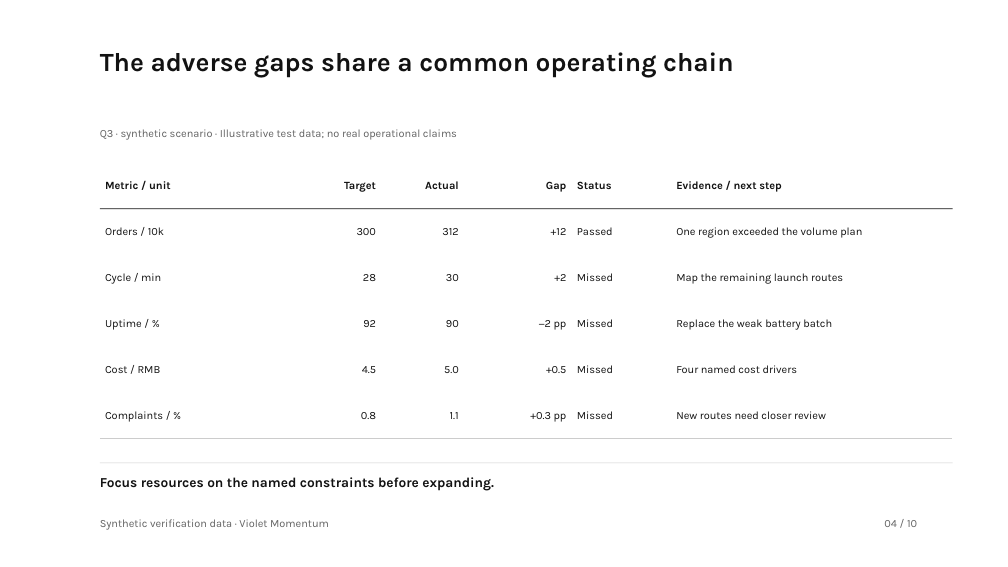
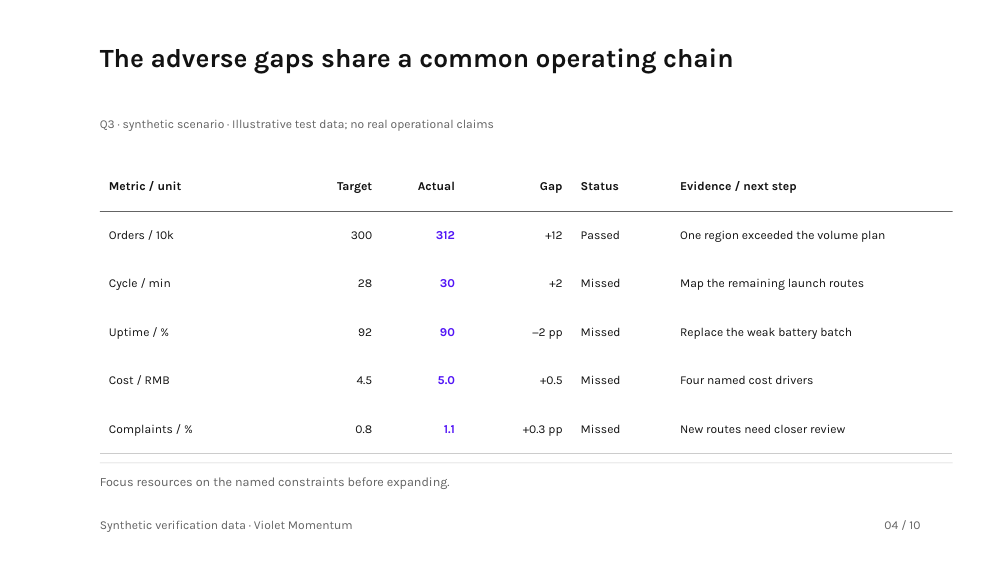
Before and after one commit to hustcer/pptx-nova, a slide deck: slide 4 of pptx-nova/assets/examples/deckkits/violet-momentum/deck.pptx. Drawn at 1008x567 pixels with LibreOffice and Linux fonts; fonts in the diff are those of the drawing. Boxes give left, top, right and bottom in pixels: in the first picture for what was removed or moved away, otherwise in the second. Text is boxed around its words. In the diff, an @@ line names an element or a change of style, - is before the commit and + after.

Commit message:
fix(pptx-nova): refine Violet Momentum visual hierarchy
- Raise supporting evidence to 11.5pt, body text to 14pt, and key values
  to 28pt; separate cover quantities from unit-bearing labels.
- Share native table padding and emphasis with fitted cell plans, expand
  summary space, and complete the three-metric cover composition.
- Label completion independently from project health, explain position
  scales, clarify diagnosis values, and unify violet decision emphasis.
- Publish the 0.2.0 candidate contract, regenerate slot budgets and curated
  PPTX previews, and add reviewed vision baselines and regressions.
- Keep local critique archives ignored and link acceptance records to the
  maintained golden review.

Validation:
- Full suite: 672 passed, 39 conditional skips, no failures.
- Reviewed 48 golden, alternative, stress, and mixed-language slides;
  canonical and vision checks passed with no high/medium/low findings.
- Verified ZIP/XML relationships, chart caches and embedded workbooks;
  PowerPoint clean-open and complete native export passed.
- Smoke, slot consistency, content-leak audit, live benchmark/readiness,
  strict public audit, design projections, and showcase reproducibility passed.

```diff
--- a/pptx-nova/assets/examples/deckkits/violet-momentum/deck.pptx
+++ b/pptx-nova/assets/examples/deckkits/violet-momentum/deck.pptx
@@ text "The adverse gaps share a ...": place and size @@
-text "The adverse gaps share a ..." at [100,52,733,78]
+text "The adverse gaps share a ..." at [100,48,733,73]
@@ size 10.5 to 11.5 pt in 3 elements at [100,521,353,532], [884,521,920,529], [100,120,495,131] @@
@@ text "Q3 · synthetic scenario · ...": place and size @@
-text "Q3 · synthetic scenario · ..." at [100,129,457,140]
+text "Q3 · synthetic scenario · ..." at [100,120,495,131]
@@ table at [100,163,953,454] @@
@@ size 10.5 to 11.5 pt @@
@@ text colour #121212 to #5114F6, bold on in "312", "30", "90", "5.0" and 1 more places @@
@@ text "Focus resources on the named ..." at [100,477,450,489]: size 13 to 12 pt, text colour #121212 to #626262, bold off @@
```
Also in this commit, not shown: 9 other slides changed, 26 other files.
